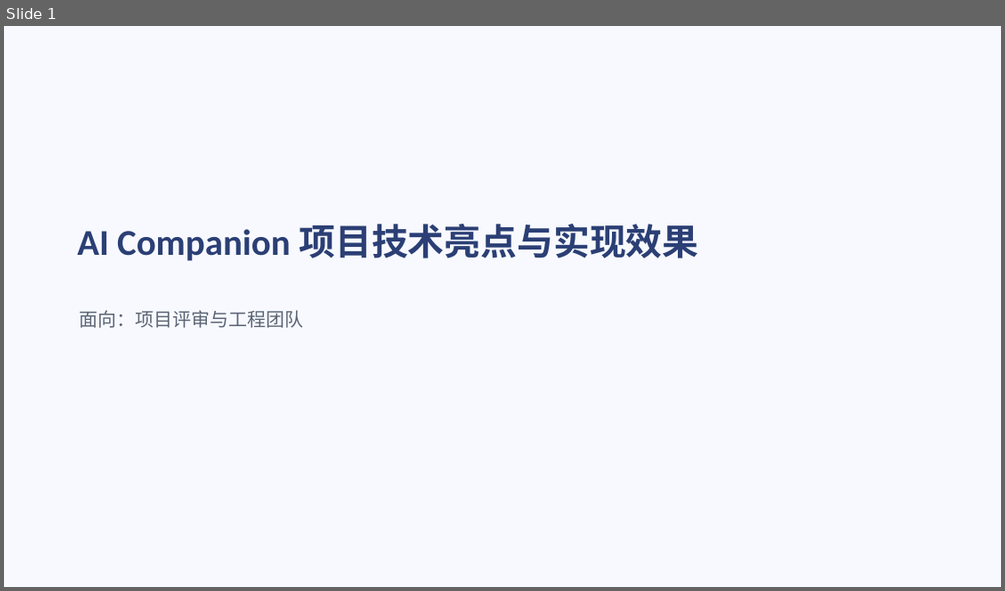
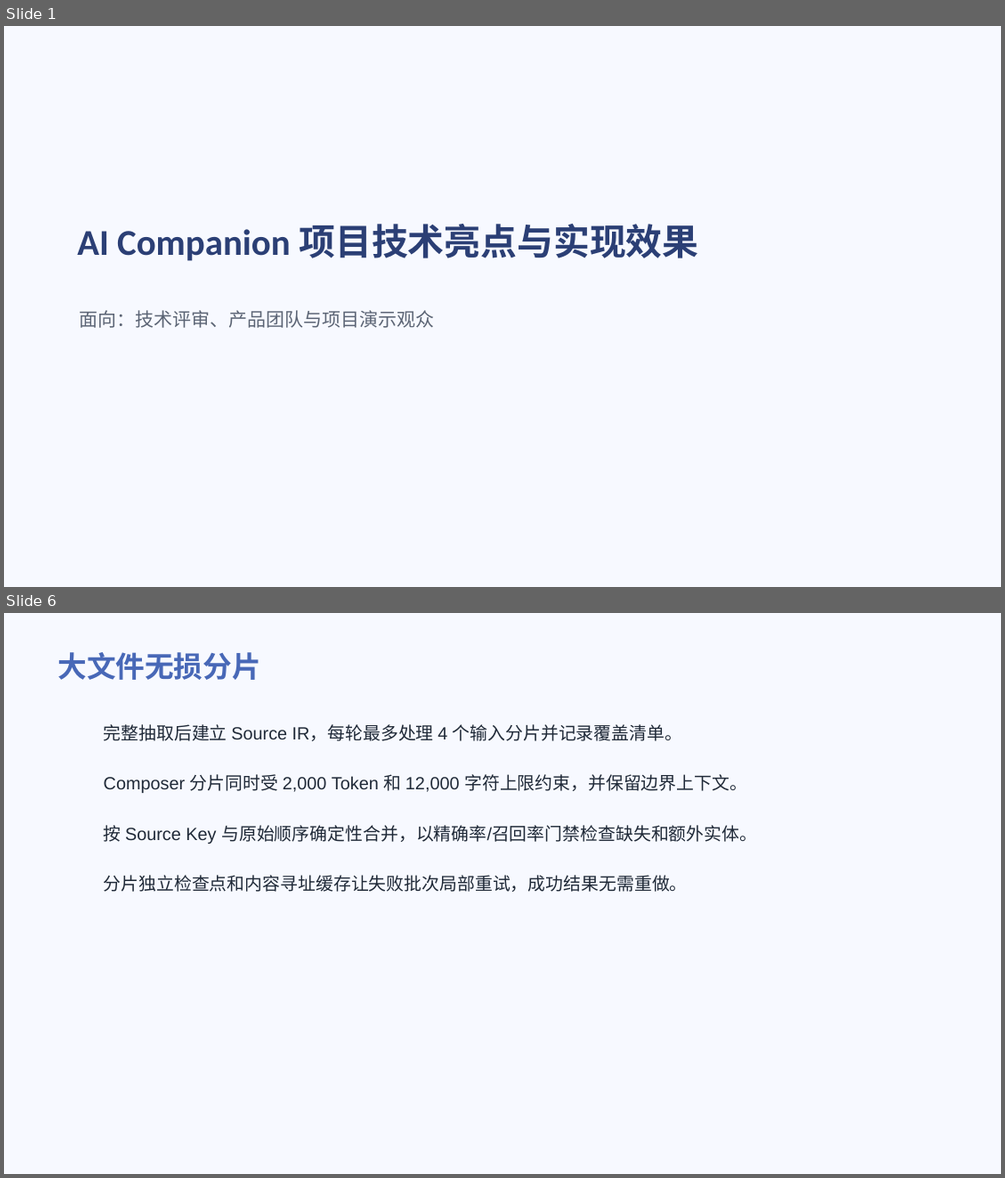
Before and after one commit to bamboo-ye/ai-companion, a slide deck: docs/demo/ai-companion-overview.pptx. Shown one above the other, each under a label of ours: slide 1 before the commit, slides 1 and 6 after it; the slides between them are not shown. The pictures are 1005x591 and 1005x1178 pixels, drawn with LibreOffice and Linux fonts; fonts in the diff are those of the drawing. Boxes give left, top, right and bottom in pixels: in the first picture for what was removed or moved away, otherwise in the second. Text is boxed around its words. In the diff, an @@ line names an element or a change of style, - is before the commit and + after.

```diff
--- a/docs/demo/ai-companion-overview.pptx
+++ b/docs/demo/ai-companion-overview.pptx
@@ slide 6 added at box(4, 613, 1001, 1174), background #F7F9FF @@
@@ title added at box(57, 652, 260, 680), 28 pt, text #4868B7, bold @@
+大文件无损分片
@@ text added at box(104, 724, 682, 741), 17 pt, text #1F2937 @@
+完整抽取后建立 Source IR，每轮最多处理 4 个输入分片并记录覆盖清单。
@@ text added at box(104, 774, 747, 793), 17 pt, text #1F2937 @@
+Composer 分片同时受 2,000 Token 和 12,000 字符上限约束，并保留边界上下文。
@@ text added at box(104, 825, 757, 844), 17 pt, text #1F2937 @@
+按 Source Key 与原始顺序确定性合并，以精确率/召回率门禁检查缺失和额外实体。
@@ text added at box(104, 875, 688, 892), 17 pt, text #1F2937 @@
+分片独立检查点和内容寻址缓存让失败批次局部重试，成功结果无需重做。
@@ slide 1 changed as well @@
@@ subtitle at box(80, 310, 435, 328): text changed @@
-面向：项目评审与工程团队
+面向：技术评审、产品团队与项目演示观众
```
Also in this commit, not shown: 6 other slides added, 6 slides removed, 11 other files.
